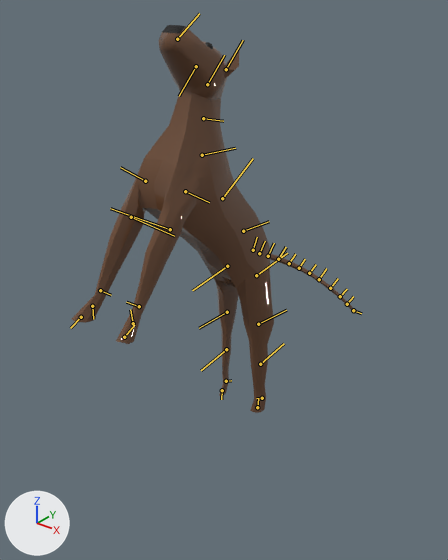
What one commit did to the FBX model Assets/Models/Dog1Jumping.fbx.
Camera for both pictures: a 50 mm lens placed at (0.0911, -0.0884, 0.1243), pointed at (0.005, 0.0193, 0.0576). Arrows for +X, +Y and +Z are at lower left; the lights stay in place. Both versions are drawn at frame 51 of the action 'Take 001'; the numbers are the values there. The bones that bend it are drawn over the model as lines.
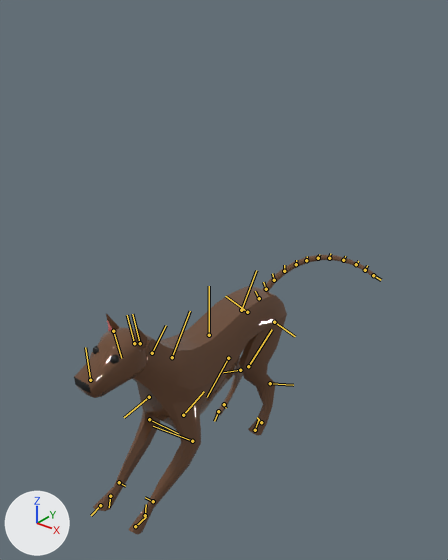
Commit message: dog jumping animation faster

Pixel boxes (x1, y1, x2, y2) of what changed, in the pictures (448 x 560 px):
'pCube3', posed (6% wider, 28% shorter)
    before: (72, 25, 356, 413)
    after: (74, 255, 376, 534)
'pSphere1', posed
    before: (205, 42, 213, 49)
    after: (110, 354, 119, 364)
'pSphere2', posed (not visible before)
    after: (93, 346, 99, 354)
bone 'Dog1IJumpAnimation_0009:root', root to tip
    before: (243, 231) to (269, 221)
    after: (241, 310) to (256, 270)
bone 'Dog1IJumpAnimation_0009:L_hind', root to tip
    before: (256, 275) to (287, 253)
    after: (274, 322) to (295, 336)
bone 'Dog1IJumpAnimation_0009:joint8', root to tip
    before: (258, 324) to (286, 310)
    after: (248, 366) to (272, 329)
bone 'Dog1IJumpAnimation_0009:joint9', root to tip
    before: (260, 364) to (284, 343)
    after: (270, 383) to (293, 385)
bone 'Dog1IJumpAnimation_0009:R_hind', root to tip
    before: (227, 266) to (192, 290)
    after: (247, 312) to (225, 296)
bone 'Dog1IJumpAnimation_0009:joint8.001', root to tip
    before: (227, 312) to (199, 328)
    after: (228, 358) to (207, 397)
bone 'Dog1IJumpAnimation_0009:joint9.001', root to tip
    before: (226, 349) to (201, 370)
    after: (240, 370) to (223, 372)
bone 'Dog1IJumpAnimation_0009:L_shoulder', root to tip
    before: (185, 191) to (209, 202)
    after: (183, 415) to (204, 391)
bone 'Dog1IJumpAnimation_0009:joint24', root to tip
    before: (170, 229) to (110, 208)
    after: (192, 441) to (153, 426)
bone 'Dog1IJumpAnimation_0009:R_shoulder', root to tip
    before: (145, 181) to (120, 167)
    after: (149, 397) to (124, 417)
bone 'Dog1IJumpAnimation_0009:joint24.001', root to tip
    before: (131, 217) to (174, 236)
    after: (149, 419) to (178, 433)

Patch to the scene script:
```diff
--- a/Assets/Models/Dog1Jumping.fbx.py
+++ b/Assets/Models/Dog1Jumping.fbx.py
@@ bone_dog1ijumpanimation_0009_root @@
 bone_dog1ijumpanimation_0009_root = bpy.data.objects['Armature'].pose.bones['Dog1IJumpAnimation_0009:root']
-bone_dog1ijumpanimation_0009_root.location = (0.45, 2.44, 0.0)
-bone_dog1ijumpanimation_0009_root.rotation_quaternion = (0.881, 0.0, 0.0, -0.473)  # degrees (0, 0, -56)
+bone_dog1ijumpanimation_0009_root.location = (1.84, 0.55, 0.0)
+bone_dog1ijumpanimation_0009_root.rotation_quaternion = (1.0, 0.0, 0.0, 0.016)  # degrees (0, 0, 2)
@@ bone_dog1ijumpanimation_0009_l_hind @@
 bone_dog1ijumpanimation_0009_l_hind = bpy.data.objects['Armature'].pose.bones['Dog1IJumpAnimation_0009:L_hind']  # child of 'Dog1IJumpAnimation_0009:root'
-bone_dog1ijumpanimation_0009_l_hind.rotation_quaternion = (0.891, 0.004, -0.004, 0.455)  # degrees (0, -1, 54)
+bone_dog1ijumpanimation_0009_l_hind.rotation_quaternion = (0.896, 0.042, 0.047, -0.439)  # degrees (2, 7, -52)
@@ bone_dog1ijumpanimation_0009_joint8 @@
 bone_dog1ijumpanimation_0009_joint8 = bpy.data.objects['Armature'].pose.bones['Dog1IJumpAnimation_0009:joint8']  # child of 'Dog1IJumpAnimation_0009:L_hind'
-bone_dog1ijumpanimation_0009_joint8.rotation_quaternion = (0.954, 0.029, 0.009, -0.297)  # degrees (3, 2, -35)
+bone_dog1ijumpanimation_0009_joint8.rotation_quaternion = (0.894, -0.018, -0.056, 0.444)  # degrees (-5, -5, 53)
@@ bone_dog1ijumpanimation_0009_joint9 @@
 bone_dog1ijumpanimation_0009_joint9 = bpy.data.objects['Armature'].pose.bones['Dog1IJumpAnimation_0009:joint9']  # child of 'Dog1IJumpAnimation_0009:joint8'
-bone_dog1ijumpanimation_0009_joint9.rotation_quaternion = (0.957, -0.023, 0.0, 0.289)  # degrees (-2, 1, 34)
+bone_dog1ijumpanimation_0009_joint9.rotation_quaternion = (0.943, 0.013, -0.035, -0.331)  # degrees (3, -3, -39)
@@ bone_dog1ijumpanimation_0009_r_hind @@
 bone_dog1ijumpanimation_0009_r_hind = bpy.data.objects['Armature'].pose.bones['Dog1IJumpAnimation_0009:R_hind']  # child of 'Dog1IJumpAnimation_0009:root'
-bone_dog1ijumpanimation_0009_r_hind.rotation_quaternion = (0.891, 0.004, -0.004, 0.455)  # degrees (0, -1, 54)
+bone_dog1ijumpanimation_0009_r_hind.rotation_quaternion = (0.896, 0.042, 0.047, -0.439)  # degrees (2, 7, -52)
@@ bone_dog1ijumpanimation_0009_joint8_001 @@
 bone_dog1ijumpanimation_0009_joint8_001 = bpy.data.objects['Armature'].pose.bones['Dog1IJumpAnimation_0009:joint8.001']  # child of 'Dog1IJumpAnimation_0009:R_hind'
-bone_dog1ijumpanimation_0009_joint8_001.rotation_quaternion = (0.954, 0.029, 0.009, -0.297)  # degrees (3, 2, -35)
+bone_dog1ijumpanimation_0009_joint8_001.rotation_quaternion = (0.894, -0.018, -0.056, 0.444)  # degrees (-5, -5, 53)
@@ bone_dog1ijumpanimation_0009_joint9_001 @@
 bone_dog1ijumpanimation_0009_joint9_001 = bpy.data.objects['Armature'].pose.bones['Dog1IJumpAnimation_0009:joint9.001']  # child of 'Dog1IJumpAnimation_0009:joint8.001'
-bone_dog1ijumpanimation_0009_joint9_001.rotation_quaternion = (0.957, -0.023, 0.0, 0.289)  # degrees (-2, 1, 34)
+bone_dog1ijumpanimation_0009_joint9_001.rotation_quaternion = (0.943, 0.013, -0.035, -0.331)  # degrees (3, -3, -39)
@@ bone_dog1ijumpanimation_0009_l_shoulder @@
 bone_dog1ijumpanimation_0009_l_shoulder = bpy.data.objects['Armature'].pose.bones['Dog1IJumpAnimation_0009:L_shoulder']  # child of 'Dog1IJumpAnimation_0009:joint2'
-bone_dog1ijumpanimation_0009_l_shoulder.rotation_quaternion = (0.998, 0.011, 0.025, 0.062)  # degrees (1, 3, 7)
+bone_dog1ijumpanimation_0009_l_shoulder.rotation_quaternion = (0.996, -0.031, -0.062, -0.056)  # degrees (-3, -7, -6)
@@ bone_dog1ijumpanimation_0009_joint24 @@
 bone_dog1ijumpanimation_0009_joint24 = bpy.data.objects['Armature'].pose.bones['Dog1IJumpAnimation_0009:joint24']  # child of 'Dog1IJumpAnimation_0009:L_shoulder'
-bone_dog1ijumpanimation_0009_joint24.rotation_quaternion = (0.981, 0.016, 0.044, -0.19)  # degrees (1, 5, -22)
+bone_dog1ijumpanimation_0009_joint24.rotation_quaternion = (0.943, 0.013, -0.078, 0.323)  # degrees (-2, -9, 38)
@@ bone_dog1ijumpanimation_0009_r_shoulder @@
 bone_dog1ijumpanimation_0009_r_shoulder = bpy.data.objects['Armature'].pose.bones['Dog1IJumpAnimation_0009:R_shoulder']  # child of 'Dog1IJumpAnimation_0009:joint2'
-bone_dog1ijumpanimation_0009_r_shoulder.rotation_quaternion = (0.999, 0.017, 0.025, 0.04)  # degrees (2, 3, 5)
+bone_dog1ijumpanimation_0009_r_shoulder.rotation_quaternion = (0.993, -0.027, -0.062, -0.095)  # degrees (-2, -7, -11)
@@ bone_dog1ijumpanimation_0009_joint24_001 @@
 bone_dog1ijumpanimation_0009_joint24_001 = bpy.data.objects['Armature'].pose.bones['Dog1IJumpAnimation_0009:joint24.001']  # child of 'Dog1IJumpAnimation_0009:R_shoulder'
-bone_dog1ijumpanimation_0009_joint24_001.rotation_quaternion = (0.981, 0.016, 0.044, -0.19)  # degrees (1, 5, -22)
+bone_dog1ijumpanimation_0009_joint24_001.rotation_quaternion = (0.948, 0.011, -0.074, 0.309)  # degrees (-1, -8, 36)
```
